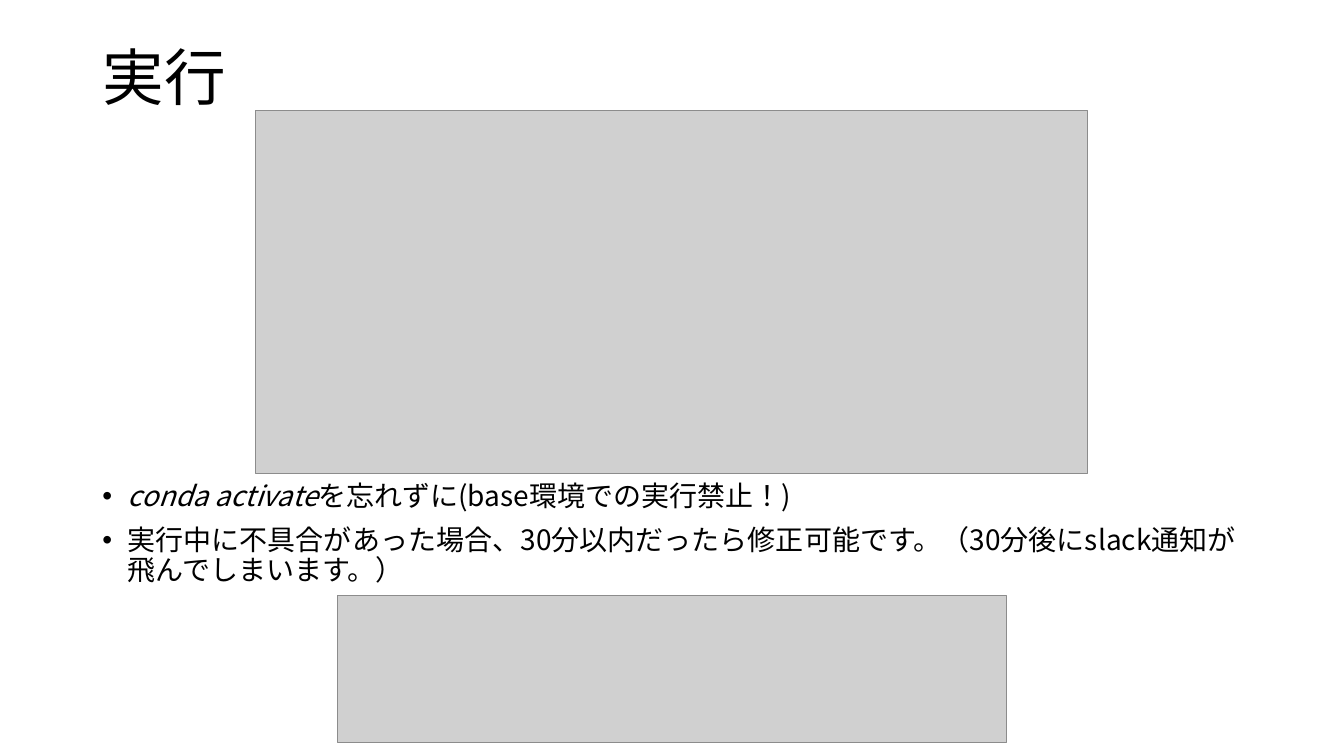
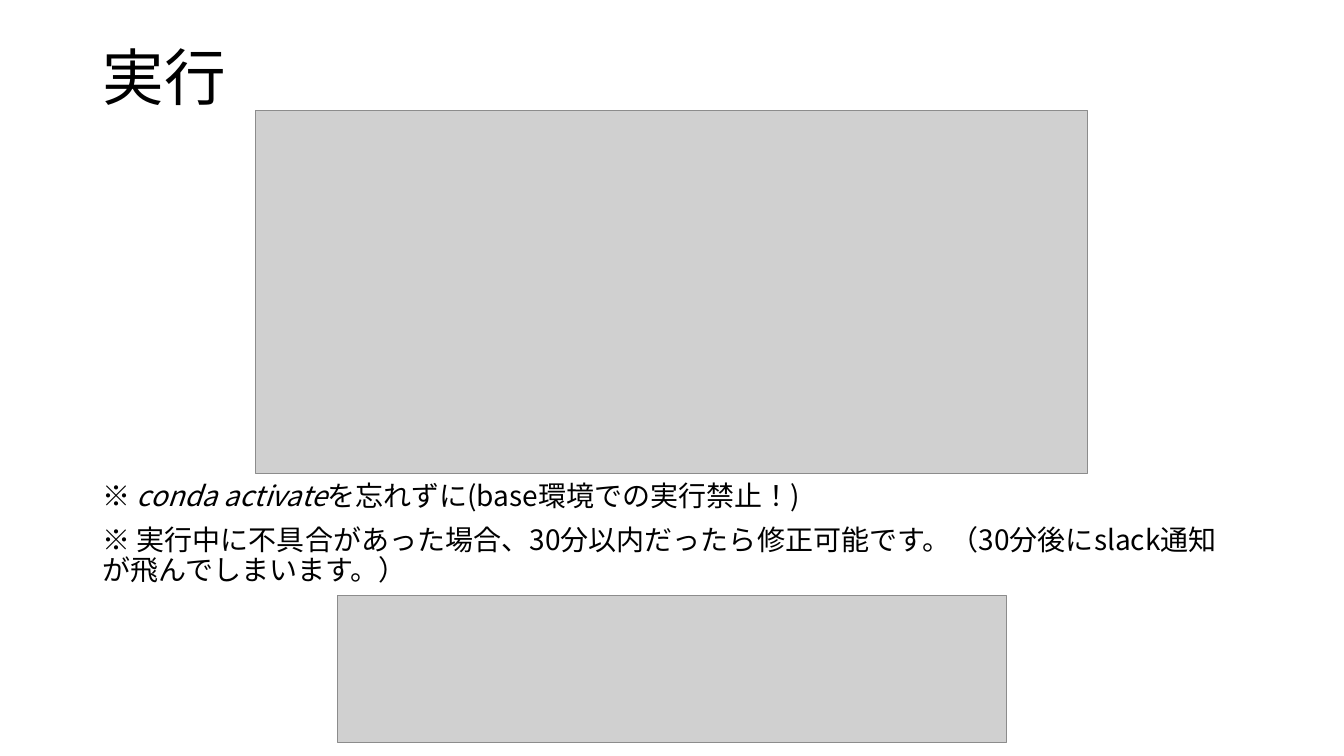
Before and after one commit to ShotaroIshiguro/4090_3_admin_2025, a slide deck: slide 6 of マニュアル/ver20250520.pptx. Drawn at 1344x756 pixels with LibreOffice and Linux fonts; fonts in the diff are those of the drawing; grey boxes stand for pictures. Boxes give left, top, right and bottom in pixels: in the first picture for what was removed or moved away, otherwise in the second. Text is boxed around its words. In the diff, an @@ line names an element or a change of style, - is before the commit and + after.

```diff
--- a/マニュアル/ver20250520.pptx
+++ b/マニュアル/ver20250520.pptx
@@ text at (x1=102, y1=482, x2=1217, y2=583): text changed @@
-• conda activateを忘れずに(base環境での実行禁止！)
-• 実行中に不具合があった場合、30分以内だったら修正可能です。（30分後にslack通知が飛んでしまいます。）
+※ conda activateを忘れずに(base環境での実行禁止！)
+※ 実行中に不具合があった場合、30分以内だったら修正可能です。（30分後にslack通知が飛んでしまいます。）
```
Also in this commit, not shown: 3 other slides changed, 1 other file.
